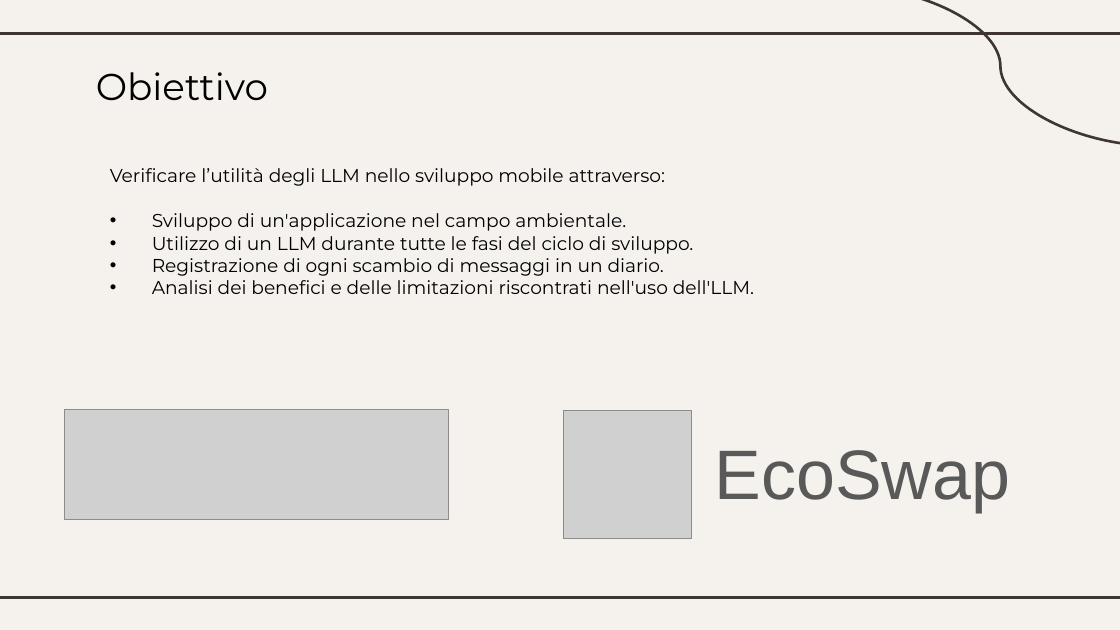
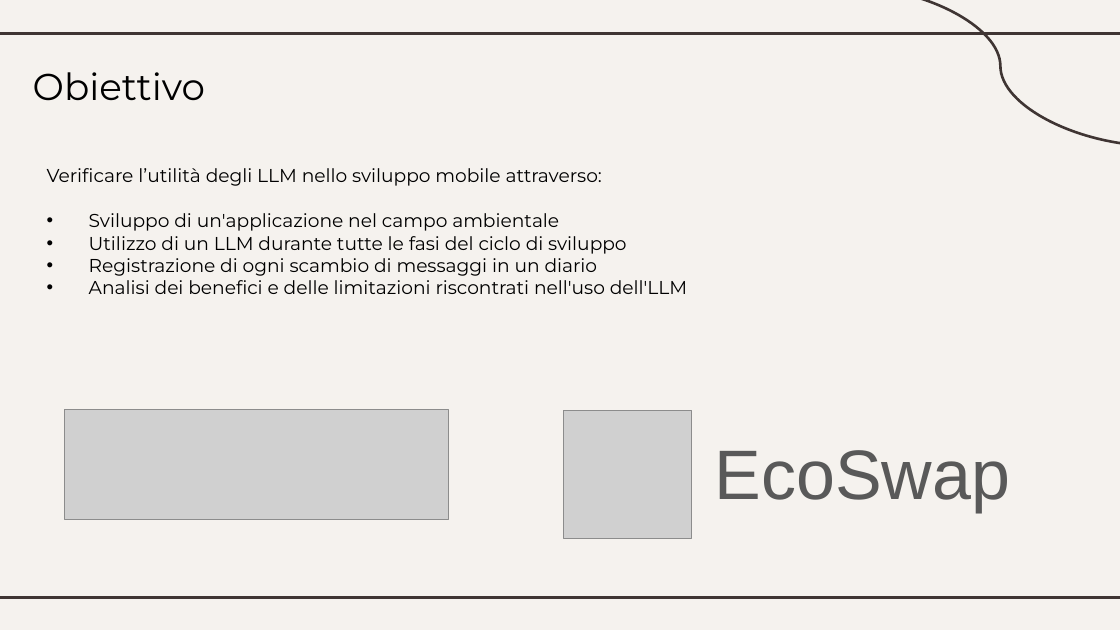
Before and after one commit to SimoneSantin/Tesi_LT_2024, a slide deck: slide 3 of Presentazione_LT_2024.pptx. Drawn at 1120x630 pixels with LibreOffice and Linux fonts; fonts in the diff are those of the drawing; grey boxes stand for pictures. Boxes give left, top, right and bottom in pixels: in the first picture for what was removed or moved away, otherwise in the second. Text is boxed around its words. In the diff, an @@ line names an element or a change of style, - is before the commit and + after.

```diff
--- a/Presentazione_LT_2024.pptx
+++ b/Presentazione_LT_2024.pptx
@@ title "Obiettivo": place and size @@
-title "Obiettivo" at [96,72,268,101]
+title "Obiettivo" at [33,72,205,101]
@@ text "Verificare l’utilità degli LLM nello ...": place and size @@
-text "Verificare l’utilità degli LLM nello ..." at [110,168,754,294]
+text "Verificare l’utilità degli LLM nello ..." at [47,168,687,294]
@@ text at [89,213,687,294]: text changed @@
-• Sviluppo di un'applicazione nel campo ambientale.
-• Utilizzo di un LLM durante tutte le fasi del ciclo di sviluppo.
-• Registrazione di ogni scambio di messaggi in un diario.
-• Analisi dei benefici e delle limitazioni riscontrati nell'uso dell'LLM.
+• Sviluppo di un'applicazione nel campo ambientale
+• Utilizzo di un LLM durante tutte le fasi del ciclo di sviluppo
+• Registrazione di ogni scambio di messaggi in un diario
+• Analisi dei benefici e delle limitazioni riscontrati nell'uso dell'LLM
```
Also in this commit, not shown: 5 other slides changed, 1 slide added, 1 slide removed.
